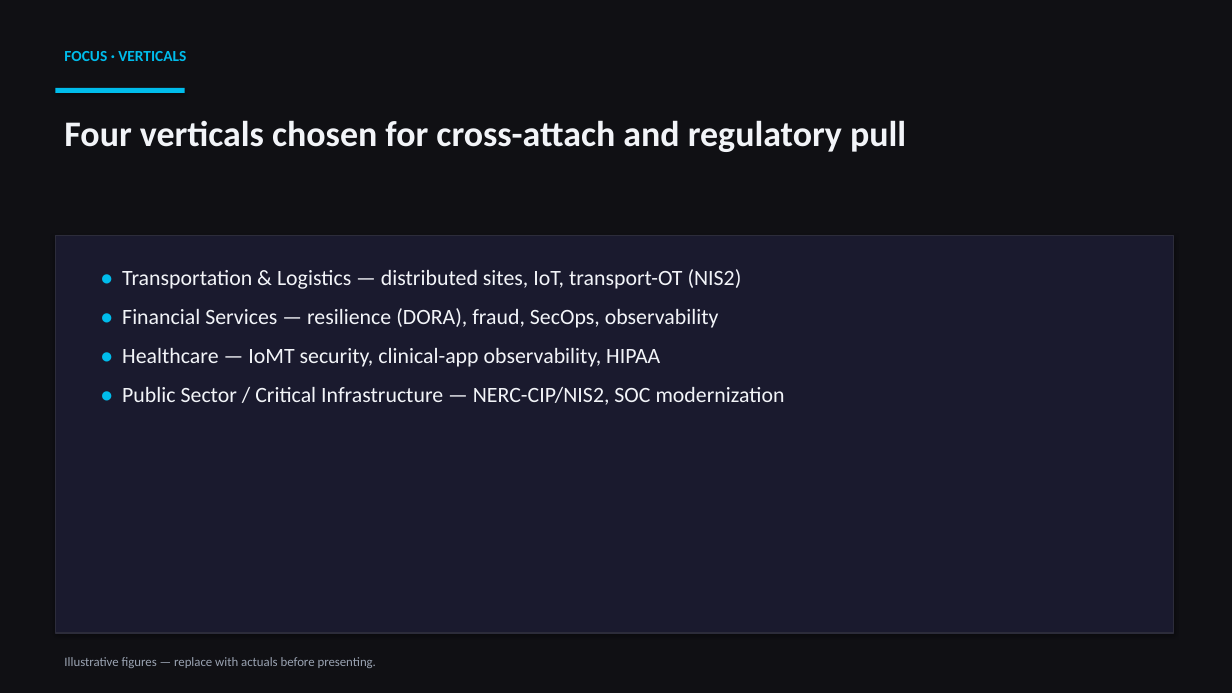
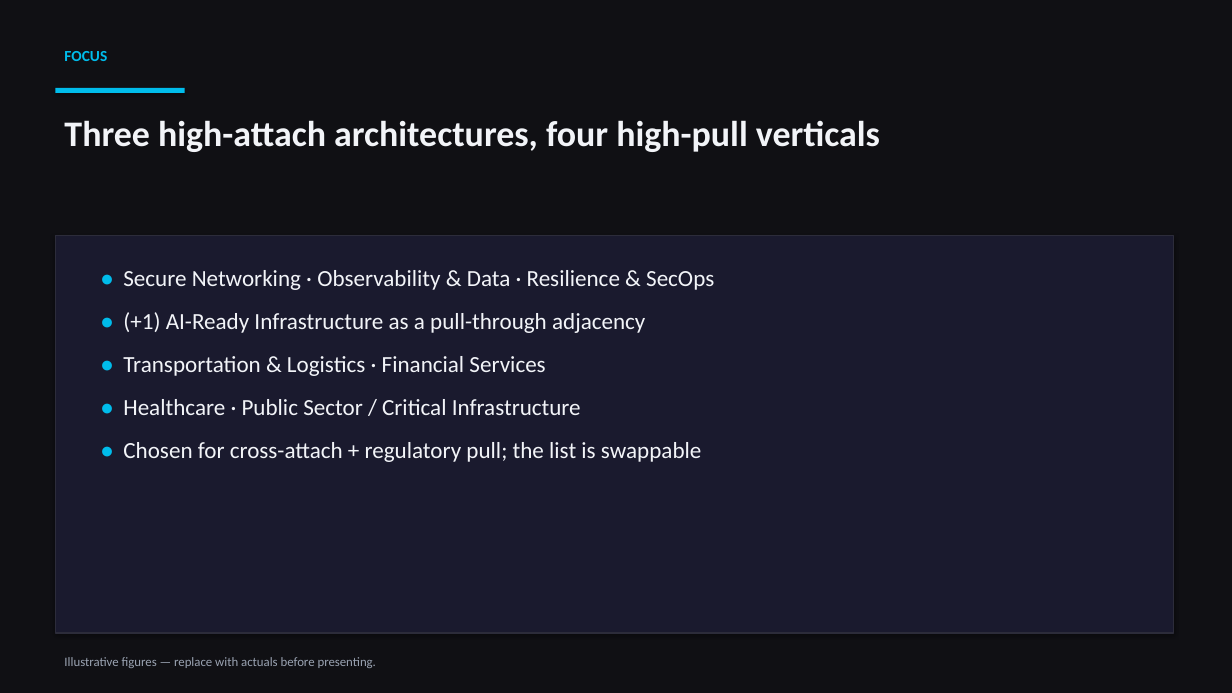
Before and after one commit to rcasey1978/FieldCTO_TacticalSelling, a slide deck: slide 7 of Field-CTO-XArch-Business-Case.pptx (slide 10 before the commit). Drawn at 1232x693 pixels with LibreOffice and Linux fonts; fonts in the diff are those of the drawing. Boxes give left, top, right and bottom in pixels: in the first picture for what was removed or moved away, otherwise in the second. Text is boxed around its words. In the diff, an @@ line names an element or a change of style, - is before the commit and + after.

```diff
--- a/Field-CTO-XArch-Business-Case.pptx
+++ b/Field-CTO-XArch-Business-Case.pptx
@@ text at (x1=64, y1=51, x2=107, y2=61): text changed @@
-FOCUS · VERTICALS
+FOCUS
@@ text at (x1=64, y1=120, x2=880, y2=152): text changed @@
-Four verticals chosen for cross-attach and regulatory pull
+Three high-attach architectures, four high-pull verticals
@@ text at (x1=123, y1=270, x2=714, y2=462): text changed; size 17 to 18 pt @@
-• Transportation & Logistics — distributed sites, IoT, transport-OT (NIS2)
-• Financial Services — resilience (DORA), fraud, SecOps, observability
-• Healthcare — IoMT security, clinical-app observability, HIPAA
-• Public Sector / Critical Infrastructure — NERC-CIP/NIS2, SOC modernization
+• Secure Networking · Observability & Data · Resilience & SecOps
+• (+1) AI-Ready Infrastructure as a pull-through adjacency
+• Transportation & Logistics · Financial Services
+• Healthcare · Public Sector / Critical Infrastructure
+• Chosen for cross-attach + regulatory pull; the list is swappable
```
Also in this commit, not shown: 19 other slides changed, 4 slides removed, 2 other files.
